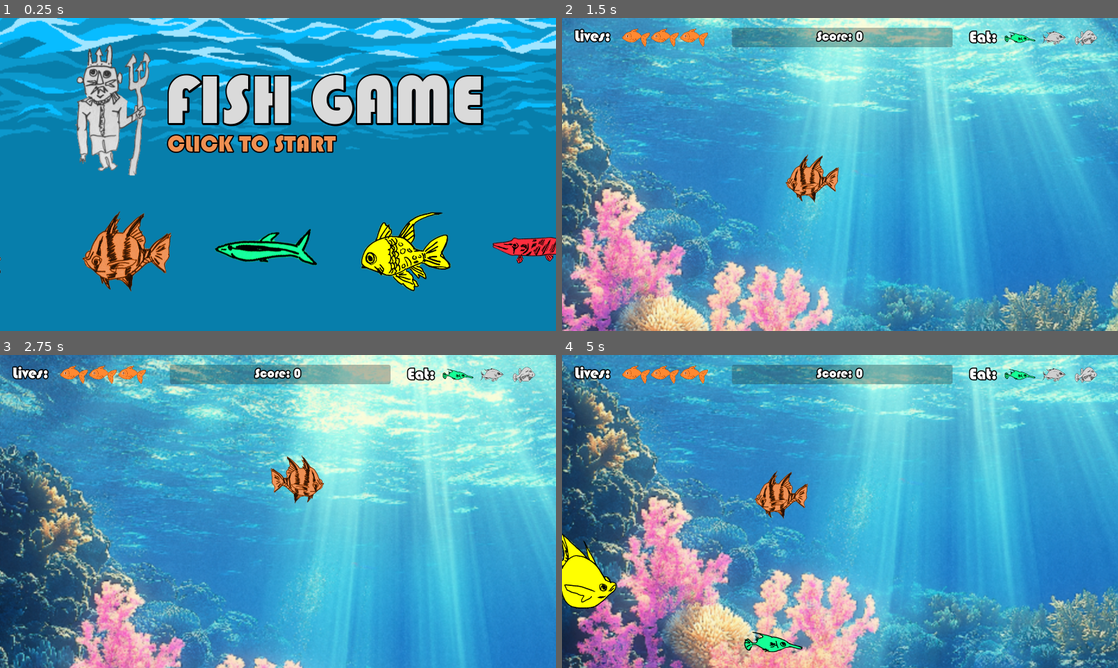
Above: before the commit, frames 1-4 (two rows, left to right).
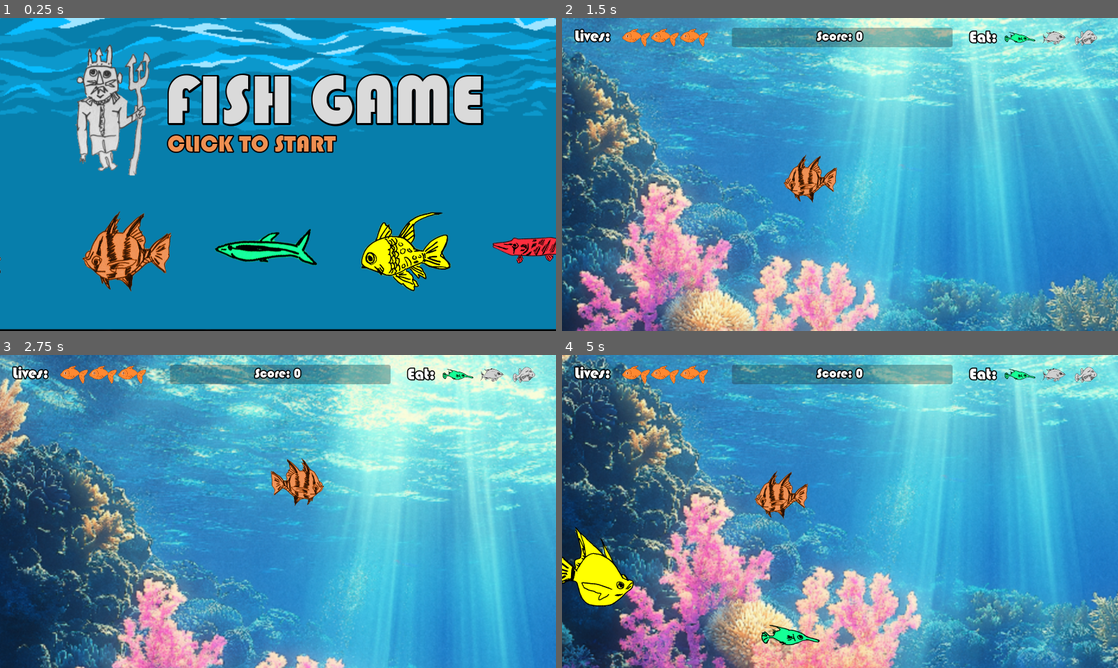
Above: after the commit, the same moments.

Repository: cpbarrett9/fish-game
Game: Godot game, scene res://Scenes/Levels/MainMenu.tscn
The game is run twice, just before and just after one commit, with the same random seed, the same clock (stepped at 60 frames per second) and the same inputs.
Inputs (mouse positions are in pixels of both pictures, inside the frame that each line leads up to):
- Up to frame 1 (0.25 s): no input
- Up to frame 2 (1.5 s): tap Enter at 0.5 s; move the mouse to (962, 158) at 0.52 s; click (962, 158) at 0.6 s; move the mouse to (728, 190) at 1.27 s; click (728, 190) at 1.35 s
- Up to frame 3 (2.75 s): move the mouse to (333, 442) at 2.02 s; click (333, 442) at 2.1 s
- Up to frame 4 (5 s): move the mouse to (812, 574) at 2.77 s; click (812, 574) at 2.85 s; move the mouse to (1006, 558) at 3.52 s; click (1006, 558) at 3.6 s; move the mouse to (673, 464) at 4.27 s; click (673, 464) at 4.35 s

The runs differ from the first frame. In frame 1, 17% of the frame differs, in the area x 0-100%, y 0-100%; in frame 2, 59%; in frame 3, 57%; in frame 4, 61%.

Commit message:
Menu now has Music/SFX

Diff:
--- a/Scenes/Levels/MainMenu.tscn
+++ b/Scenes/Levels/MainMenu.tscn
@@ -1,10 +1,11 @@
-[gd_scene load_steps=15 format=3 uid="uid://88vl1s8vyqdu"]
+[gd_scene load_steps=19 format=3 uid="uid://88vl1s8vyqdu"]
 
 [ext_resource type="Script" uid="uid://crxmip1k7hmna" path="res://Scripts/main_menu.gd" id="1_0t1wx"]
 [ext_resource type="Texture2D" uid="uid://84kyueo3ny10" path="res://Sprites/sprite_black.jpg" id="1_mke16"]
 [ext_resource type="FontFile" uid="uid://bp0uouxxll3gu" path="res://BAUHS93.TTF" id="2_koonp"]
 [ext_resource type="Texture2D" uid="uid://damq2xhi8wqc2" path="res://Sprites/sprite_king.png" id="3_d2tbo"]
 [ext_resource type="PackedScene" uid="uid://bmuc6m10yfipd" path="res://Scenes/Objects/menu_fish.tscn" id="4_cwjnk"]
+[ext_resource type="Script" uid="uid://bevok52ojqe1r" path="res://Scenes/Levels/sprite_menu_bg.gd" id="4_txiv3"]
 [ext_resource type="Material" uid="uid://bd8k8u82ywpjp" path="res://Materials/large_fish_shader.tres" id="5_2xmls"]
 [ext_resource type="Texture2D" uid="uid://dagxa8d00o7pt" path="res://Sprites/sprite_fish4.png" id="5_82l7r"]
 [ext_resource type="Texture2D" uid="uid://dvl314jo85ioe" path="res://Sprites/sprite_fish10.png" id="5_cwjnk"]
@@ -14,6 +15,9 @@
 [ext_resource type="Material" uid="uid://qukk0lrnb7t1" path="res://Materials/medium_fish_shader.tres" id="7_lm8k6"]
 [ext_resource type="Texture2D" uid="uid://byfkdb2iaac1v" path="res://Sprites/sprite_fish9.png" id="8_lm8k6"]
 [ext_resource type="Script" uid="uid://dwjxamwv06f1q" path="res://Scripts/subtitle.gd" id="12_lm8k6"]
+[ext_resource type="AudioStream" uid="uid://ce2g2slf1mou6" path="res://Audio/Sound/Splash Sound Effect.ogg" id="15_kv2kq"]
+[ext_resource type="AudioStream" uid="uid://dfnmfwsahr54h" path="res://Audio/Music/bgm_menu.ogg" id="16_xp410"]
+[ext_resource type="AudioStream" uid="uid://cw67iswjm3x6x" path="res://Audio/Sound/sfx_waves.ogg" id="17_xask1"]
 
 [node name="MainMenu" type="Node2D"]
 script = ExtResource("1_0t1wx")
@@ -36,9 +40,10 @@
 [node name="UI" type="CanvasLayer" parent="."]
 
 [node name="SpriteMenuBg" type="Sprite2D" parent="UI"]
-position = Vector2(808.99994, 451.99997)
-scale = Vector2(2.8641975, 2.8641977)
+position = Vector2(809, 405.00003)
+scale = Vector2(3.0241973, 3.0241978)
 texture = ExtResource("6_cwjnk")
+script = ExtResource("4_txiv3")
 
 [node name="Images" type="Node2D" parent="UI"]
 position = Vector2(50, 0)
@@ -105,3 +110,24 @@
 position = Vector2(13, 231)
 scale = Vector2(1.6065394, 1.6065394)
 texture = ExtResource("3_d2tbo")
+
+[node name="Audio" type="Node2D" parent="."]
+
+[node name="sfx_splash" type="AudioStreamPlayer2D" parent="Audio"]
+stream = ExtResource("15_kv2kq")
+volume_db = 6.271
+panning_strength = 0.0
+bus = &"SFX"
+
+[node name="BgmMenu" type="AudioStreamPlayer" parent="Audio"]
+stream = ExtResource("16_xp410")
+volume_db = -8.931
+autoplay = true
+bus = &"BGM"
+parameters/looping = true
+
+[node name="sfx_waves" type="AudioStreamPlayer" parent="Audio"]
+stream = ExtResource("17_xask1")
+volume_db = -24.151
+autoplay = true
+parameters/looping = true
--- a/Scenes/Levels/main.tscn
+++ b/Scenes/Levels/main.tscn
@@ -1,11 +1,9 @@
-[gd_scene load_steps=23 format=3 uid="uid://cstrpg5n8semn"]
+[gd_scene load_steps=21 format=3 uid="uid://cstrpg5n8semn"]
 
 [ext_resource type="Script" uid="uid://pp5ouem56jyh" path="res://Scripts/main.gd" id="1_7i1ub"]
 [ext_resource type="Script" uid="uid://y2n532cv67ei" path="res://Scripts/player_fish.gd" id="1_s0gyx"]
 [ext_resource type="Texture2D" uid="uid://c1pxuv2gm3cgs" path="res://Sprites/coral reef.png" id="2_w0lsm"]
-[ext_resource type="Script" uid="uid://bnk3bomgijl2y" path="res://Scripts/npc_fish.gd" id="2_yjsus"]
 [ext_resource type="Texture2D" uid="uid://c5srg1m6v0wvf" path="res://Sprites/sprite_stripedFish.png" id="4_w0lsm"]
-[ext_resource type="PackedScene" uid="uid://b5db7dwugwytt" path="res://Scenes/Objects/npc_fish.tscn" id="5_w0lsm"]
 [ext_resource type="Script" uid="uid://bxgsnit0wmyd4" path="res://Scripts/spawner.gd" id="7_irfg1"]
 [ext_resource type="Script" uid="uid://d3g0bku0be5ur" path="res://Scenes/Levels/label.gd" id="9_5sf7f"]
 [ext_resource type="FontFile" uid="uid://bp0uouxxll3gu" path="res://BAUHS93.TTF" id="9_d8okw"]
@@ -66,16 +64,8 @@
 limit_smoothed = true
 position_smoothing_enabled = true
 
-[node name="NPC_Fish" type="Area2D" parent="."]
-position = Vector2(350, 400)
-script = ExtResource("2_yjsus")
-
 [node name="Spawner" type="Node2D" parent="."]
 script = ExtResource("7_irfg1")
-
-[node name="NPC_Fish2" parent="." instance=ExtResource("5_w0lsm")]
-visible = false
-position = Vector2(143, 373)
 
 [node name="UI" type="CanvasLayer" parent="."]
 
--- /dev/null
+++ b/Scenes/Levels/sprite_menu_bg.gd
@@ -0,0 +1,17 @@
+extends Sprite2D
+
+
+func _ready() -> void:
+	bob()
+
+# Called every frame. 'delta' is the elapsed time since the previous frame.
+func _process(delta: float) -> void:
+	pass
+
+func bob() -> void:
+	var tween = create_tween().set_loops()
+	var up_x = position.x + 30
+	var down_x = position.x - 30
+
+	tween.tween_property(self, "position:x", up_x, 5).set_trans(Tween.TRANS_SINE).set_ease(Tween.EASE_IN_OUT)
+	tween.tween_property(self, "position:x", down_x, 5).set_trans(Tween.TRANS_SINE).set_ease(Tween.EASE_IN_OUT)
--- a/Scripts/main_menu.gd
+++ b/Scripts/main_menu.gd
@@ -6,10 +6,13 @@
 var movement: bool = false
 var swipeSpeed: float = 100
 @onready var game = preload("res://Scenes/Levels/main.tscn")
+@onready var splash = $Audio/sfx_splash
+@onready var waves = $Audio/sfx_waves
+@onready var bgm = $Audio/BgmMenu
 
 # Called when the node enters the scene tree for the first time.
 func _ready() -> void:
-	pass # Replace with function body.
+	pass
 
 
 # Called every frame. 'delta' is the elapsed time since the previous frame.
@@ -20,8 +23,14 @@
 		allImages.position.y += swipeSpeed
 		allText.position.y -= swipeSpeed
 		background.modulate.a = background.modulate.a-0.5
+		waves.volume_db -= 0.5
+		bgm.volume_db -= 0.5
 
 func _startGame():
 	movement = true
-	await get_tree().create_timer(0.3).timeout
+	splash.get_parent().remove_child(splash)
+	get_tree().get_root().add_child(splash)
+	splash.owner = get_tree().get_root()
+	splash.play()
+	await get_tree().create_timer(0.5).timeout
 	get_tree().change_scene_to_file("res://Scenes/Levels/main.tscn")
--- /dev/null
+++ b/default_bus_layout.tres
@@ -0,0 +1,15 @@
+[gd_resource type="AudioBusLayout" format=3 uid="uid://c3m2u3nbljant"]
+
+[resource]
+bus/1/name = &"SFX"
+bus/1/solo = false
+bus/1/mute = false
+bus/1/bypass_fx = false
+bus/1/volume_db = 1.8537483
+bus/1/send = &"Master"
+bus/2/name = &"BGM"
+bus/2/solo = false
+bus/2/mute = false
+bus/2/bypass_fx = false
+bus/2/volume_db = 1.9515171
+bus/2/send = &"Master"
Not shown, added: Audio/Music/bgm_menu.ogg.import
Not shown, added: Audio/Sound/Splash Sound Effect.ogg.import
Not shown, added: Audio/Sound/sfx_waves.ogg.import
Not shown, added: Scenes/Levels/sprite_menu_bg.gd.uid
Not shown, changed: .DS_Store
Not shown, added: Audio/.DS_Store
Not shown, added: Audio/Music/bgm_game.ogg
Not shown, added: Audio/Music/bgm_menu.ogg
Not shown, added: Audio/Sound/Splash Sound Effect.ogg
Not shown, added: Audio/Sound/sfx_waves.ogg
Not shown, changed: Scenes/.DS_Store
